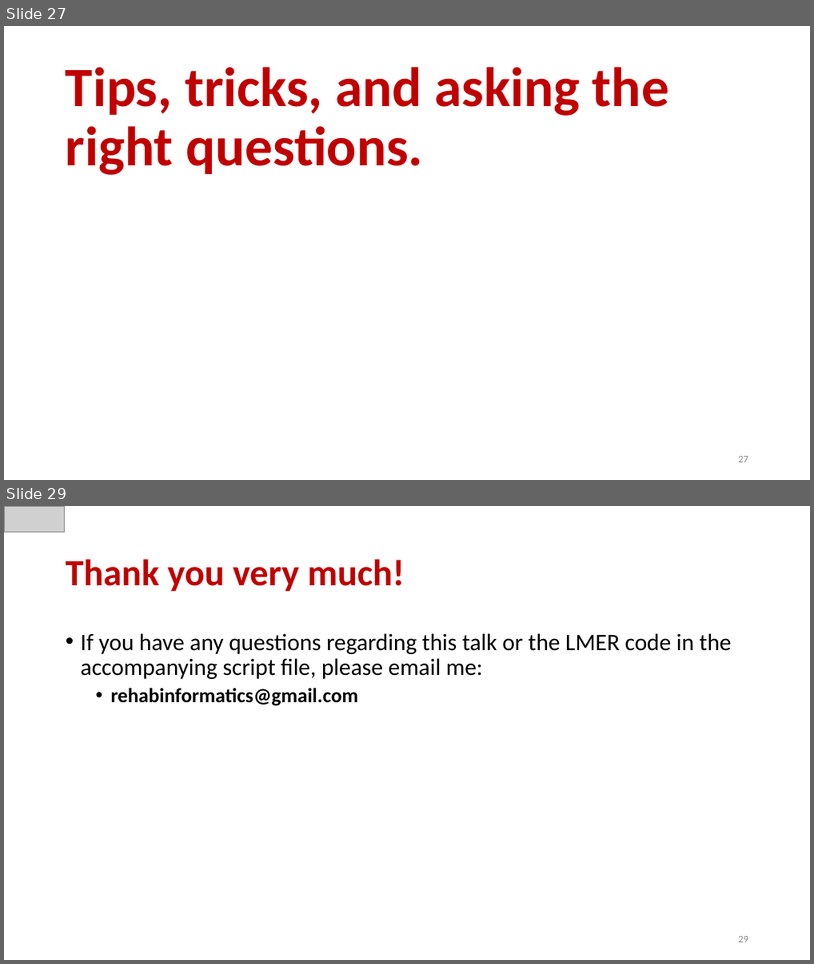
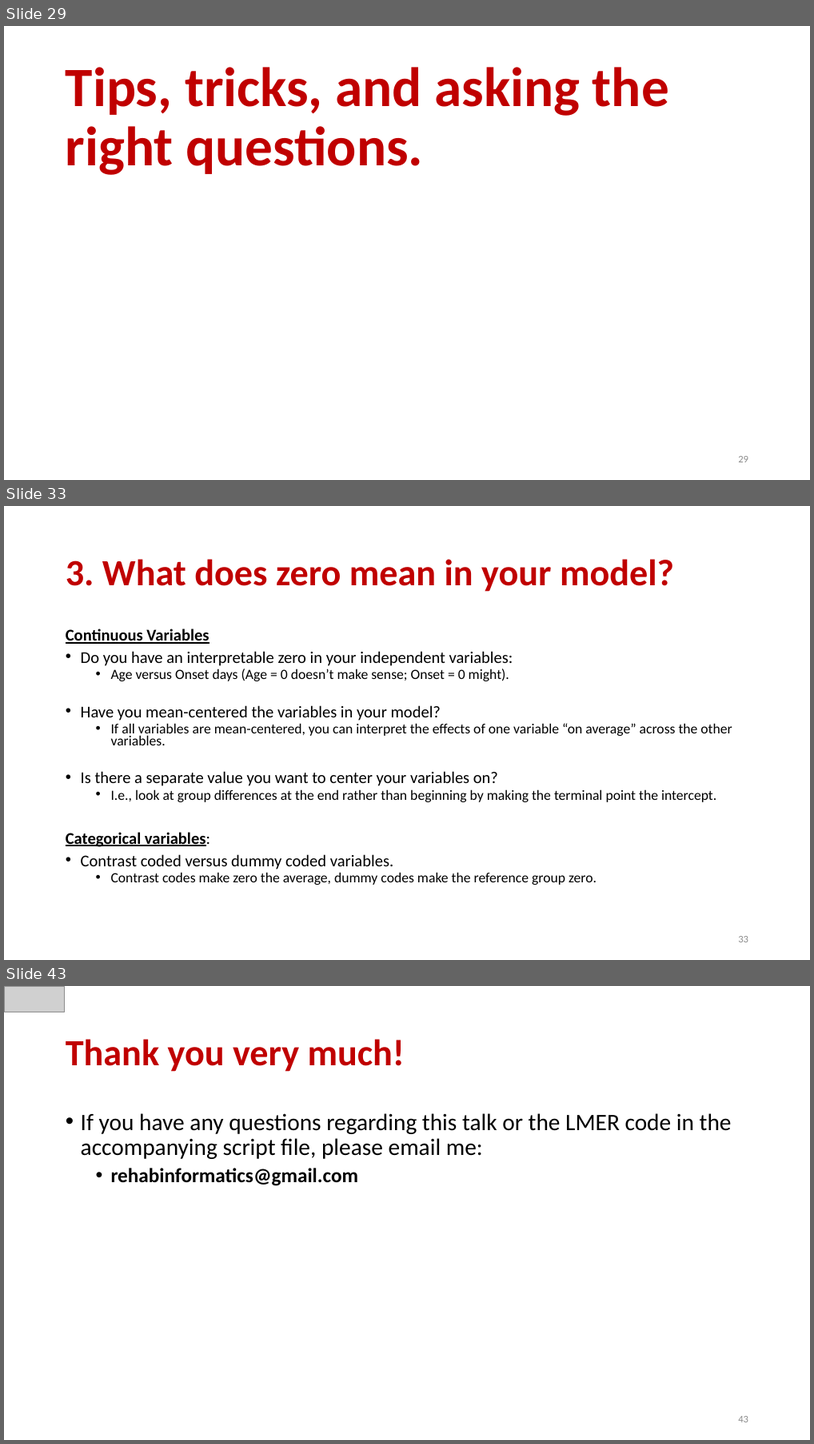
Before and after one commit to keithlohse/LMER_Clinical_Science, a slide deck: lohse ACRM 2017 workshop.pptx. Shown one above the other, each under a label of ours: slides 27 and 29 before the commit, slides 29, 33 and 43 after it; the slides between them are not shown. The pictures are 814x964 and 814x1444 pixels, drawn with LibreOffice and Linux fonts; fonts in the diff are those of the drawing; grey boxes stand for pictures. Boxes give left, top, right and bottom in pixels: in the first picture for what was removed or moved away, otherwise in the second. Text is boxed around its words. In the diff, an @@ line names an element or a change of style, - is before the commit and + after.

```diff
--- a/lohse ACRM 2017 workshop.pptx
+++ b/lohse ACRM 2017 workshop.pptx
@@ slide 33 added at (4,506,810,960), background #FFFFFF @@
@@ title added at (66,559,674,592), 44 pt, text #C00000, bold @@
+3. What does zero mean in your model?
@@ text added at (66,628,732,884), 16.8 pt, text #000000 @@
+Continuous Variables
+• Do you have an interpretable zero in your independent variables:
+  • Age versus Onset days (Age = 0 doesn’t make sense; Onset = 0 might).
+• Have you mean-centered the variables in your model?
+  • If all variables are mean-centered, you can interpret the effects of one variable “on average” across the other variables.
+• Is there a separate value you want to center your variables on?
+  • I.e., look at group differences at the end rather than beginning by making the terminal point the intercept.
+Categorical variables:
+• Contrast coded versus dummy coded variables.
+  • Contrast codes make zero the average, dummy codes make the reference group zero.
@@ page number added at (738,936,749,942), 12 pt, text #8C8C8C @@
+33
@@ what was slide 27 is now slide 29 @@
@@ page number at (738,456,749,462): text changed @@
-27
+29
@@ what was slide 29 is now slide 43 @@
@@ page number at (738,1416,749,1422): text changed @@
-29
+43
```
Also in this commit, not shown: 14 other slides added, 1 slide removed, 3 other files.
